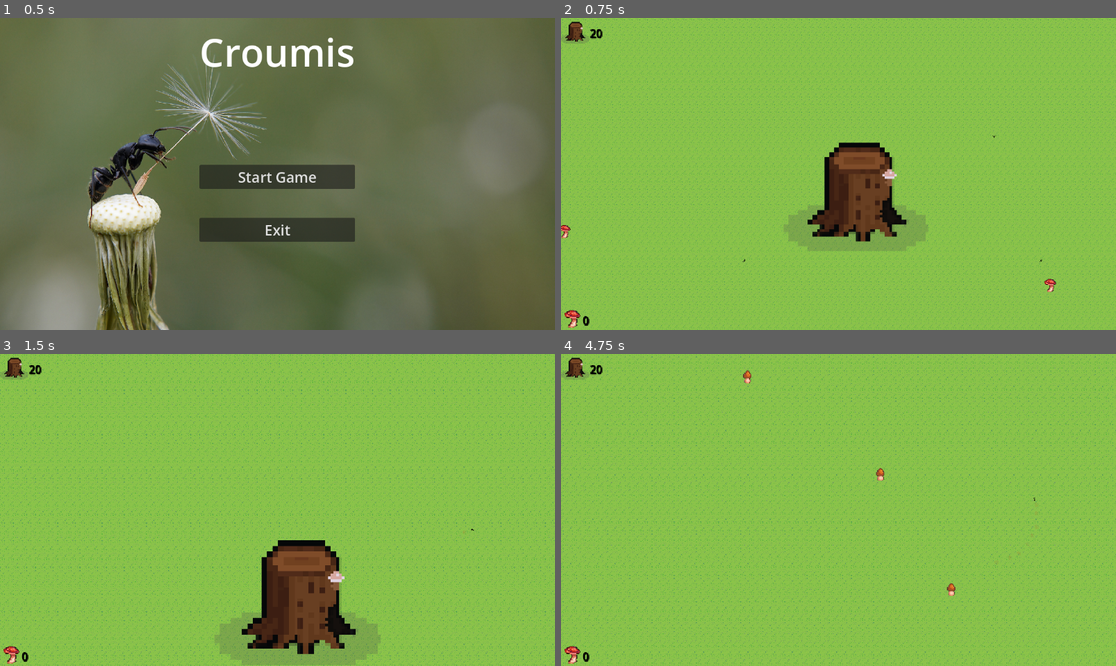
Above: before the commit, frames 1-4 (two rows, left to right).
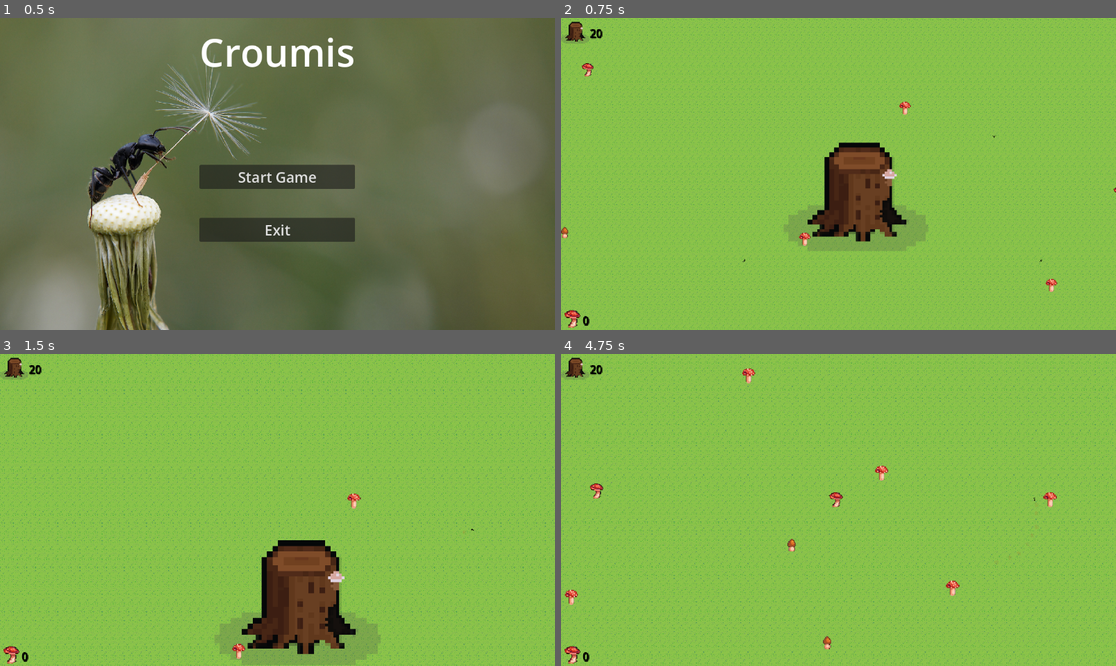
Above: after the commit, the same moments.

Repository: lotuscramoisi/Croumis
Game: Godot game, scene res://scene/main_menu.tscn
The game is run twice, just before and just after one commit, with the same random seed, the same clock (stepped at 60 frames per second) and the same inputs.
Inputs (mouse positions are in pixels of both pictures, inside the frame that each line leads up to):
- Up to frame 1 (0.5 s): no input
- Up to frame 2 (0.75 s): click "Start Game" at 0.5 s
- Up to frame 3 (1.5 s): tap Enter at 1.25 s; move the mouse to (249, 572) at 1.27 s; hold W (input_up) from 1.28 s (still down); tap Mouse wheel down (input_scroll_down) at 1.35 s
- Up to frame 4 (4.75 s): move the mouse to (1005, 556) at 2.02 s; tap Mouse wheel up (input_scroll_up) at 2.1, 3.6 s; move the mouse to (672, 463) at 2.77 s; release W (input_up) at 2.78 s; hold A (input_left) 2.78-4.28 s; tap Mouse wheel down (input_scroll_down) at 2.85, 4.35 s; move the mouse to (866, 510) at 3.52 s; move the mouse to (755, 432) at 4.27 s; hold S (input_down) from 4.28 s (still down)

Frame 1 is identical in both runs. In frame 2, 0.3% of the frame differs, in the area x 0-100%, y 14-88%; in frame 3, 0.1%; in frame 4, 0.6%, in the area x 0-90%, y 4-95%.

Commit message:
creating a maximum phero

Diff:
--- a/code/AntHandling.gd
+++ b/code/AntHandling.gd
@@ -100,7 +100,7 @@
 
 	precision = 0.05
 
-	if randf() < 0.5:
+	if randf() < 0.15:
 		var noise_offset = Vector2(randf_range(-0.2, 0.2), randf_range(-0.2, 0.2))
 		velocity = (direction_to_base + noise_offset).normalized() * SPEED
 
@@ -143,7 +143,7 @@
 
 	if max_pheromone.has("food") and abs(best_angle["food"] - (base_position - position).normalized().angle()) > deg_to_rad(45):
 		velocity = Vector2(cos(best_angle["food"]), sin(best_angle["food"])) * SPEED
-		precision = 0.8
+		precision = 0.6
 		trace_had_been_found = true
 		return true
 	elif trace_had_been_found:
--- a/code/GlobalPheromon.gd
+++ b/code/GlobalPheromon.gd
@@ -1,6 +1,7 @@
 extends TileMapLayer
 
 var dico_phero: Dictionary = {}
+var max_value = 10
 
 var timer = 0.0
 
@@ -26,12 +27,12 @@
 func increase_value(position : Vector2, type : String, amount: int = 1):
 	var key = get_key(position)
 	if key in dico_phero and dico_phero[key].has(type):
-		dico_phero[key][type] += amount
+		dico_phero[key][type] = min(dico_phero[key][type] + amount, max_value)
 	else:
 		if key not in dico_phero:
 			set_cell(key,0 ,Vector2i(3,3))
 			dico_phero[key] = {}
-		dico_phero[key][type] = amount
+		dico_phero[key][type] = min(amount, max_value)
 
 # Diminue la valeur de toutes les coordonnées sans descendre en dessous de 0
 func decrease_all_values(amount: float):
--- a/code/food.gd
+++ b/code/food.gd
@@ -5,8 +5,8 @@
 
 # Called when the node enters the scene tree for the first time.
 func _ready() -> void:
-	for i in 100:
-		set_cell(Vector2i(randi_range(0,map_lens) -map_lens/2,randi_range(0,map_lens)-map_lens/2),0 ,Vector2i(randi_range(0,2),0))
+	for i in 500:
+		set_cell(Vector2i(randi_range(0,map_lens) -map_lens/2,randi_range(0,map_lens)-map_lens/2),0 ,Vector2i(randi_range(0,3),0))
 
 
 # Called every frame. 'delta' is the elapsed time since the previous frame.
